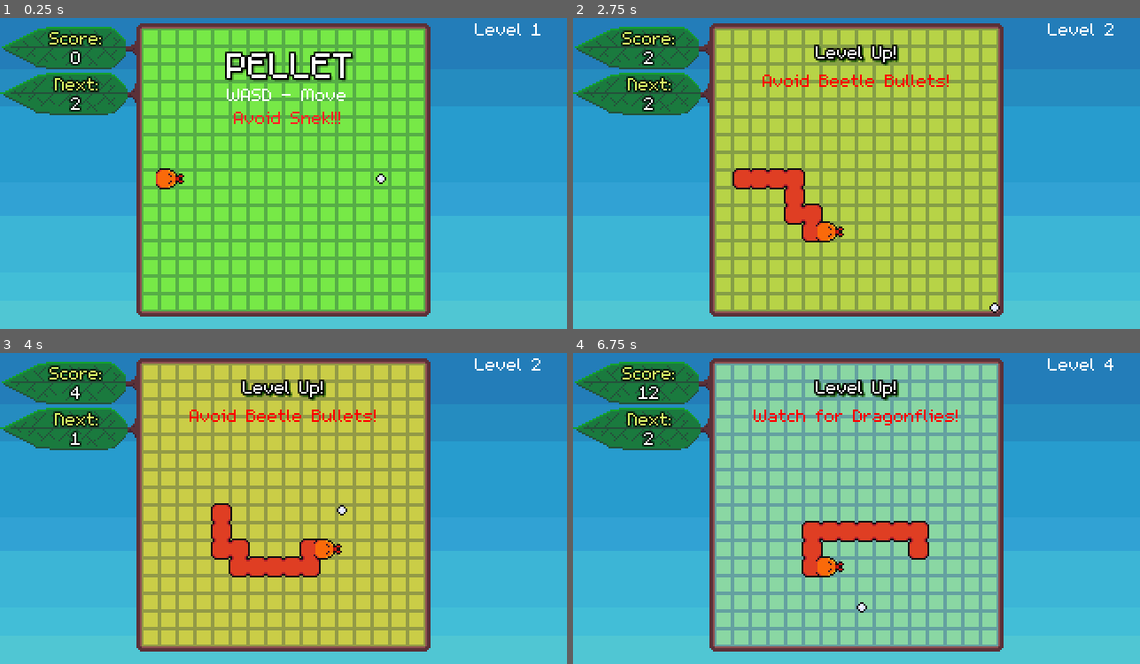
Above: before the commit, frames 1-4 (two rows, left to right).
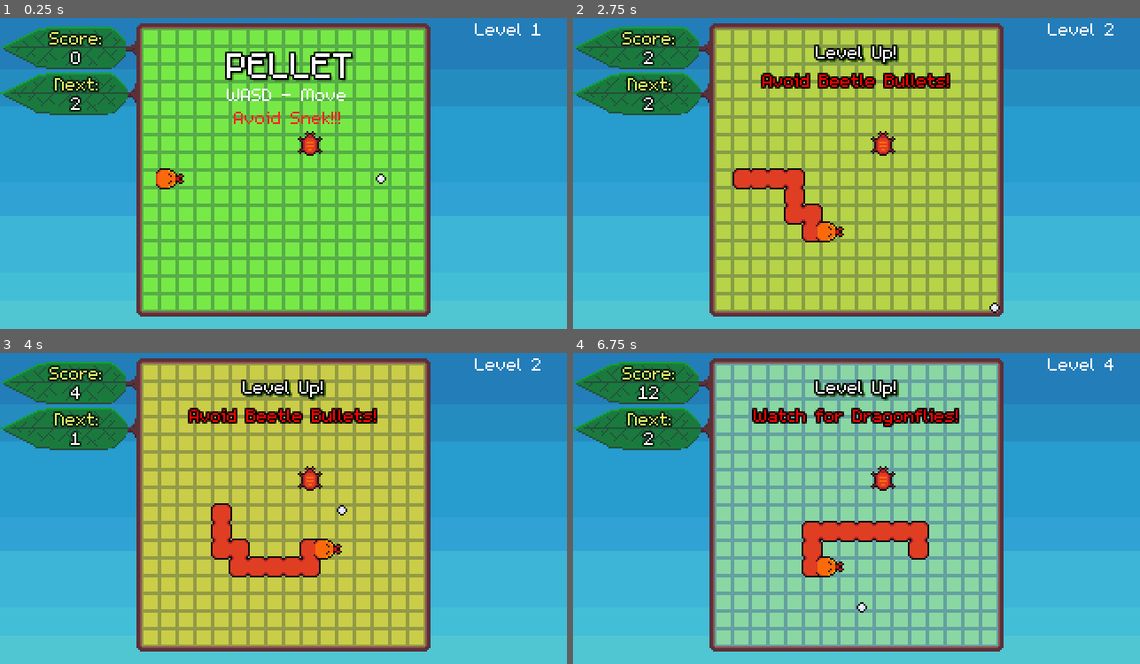
Above: after the commit, the same moments.

Repository: bdunko/Pellet
Game: Godot game, scene res://main.tscn
Two runs of this game, one before a commit and one after it. Both use one fixed random seed, a clock stepped at 60 frames per second and the inputs below.
Inputs:
- Up to frame 1 (0.25 s): no input
- Up to frame 2 (2.75 s): tap Enter at 0.5 s; hold D (right) 0.53-1.28 s; hold S (down) 1.28-2.03 s; hold D (right) from 2.03 s (still down)
- Up to frame 3 (4 s): release D (right) at 2.78 s; hold W (up) 2.78-3.53 s; hold A (left) from 3.53 s (still down)
- Up to frame 4 (6.75 s): tap Space (reset) at 4.15 s; release A (left) at 5.03 s; hold S (down) 5.03-5.78 s; hold D (right) 5.78-6.53 s; hold W (up) from 6.53 s (still down)

The runs differ from the first frame. In frame 1, 0.2% of the frame differs, in the area x 52-57%, y 36-45%; in frame 2, 1.1%; in frame 3, 1.1%; in frame 4, 1.2%, in the area x 31-69%, y 17-45%.

Commit message:
snek eats

Diff:
--- /dev/null
+++ b/beetle.tscn
@@ -0,0 +1,18 @@
+[gd_scene load_steps=3 format=3 uid="uid://nmggdkaqks7m"]
+
+[ext_resource type="Texture2D" uid="uid://gnsenqayyeir" path="res://assets/bugs/enemy_beetle.png" id="1_q0crj"]
+
+[sub_resource type="CircleShape2D" id="CircleShape2D_t758q"]
+radius = 3.0
+
+[node name="Beetle" type="Node2D"]
+
+[node name="Sprite2D" type="Sprite2D" parent="."]
+texture = ExtResource("1_q0crj")
+
+[node name="Hitbox" type="Area2D" parent="."]
+collision_layer = 8
+collision_mask = 0
+
+[node name="CollisionShape2D" type="CollisionShape2D" parent="Hitbox"]
+shape = SubResource("CircleShape2D_t758q")
--- /dev/null
+++ b/bullet.tscn
@@ -0,0 +1,18 @@
+[gd_scene load_steps=3 format=3 uid="uid://bbx2am1b5eg21"]
+
+[ext_resource type="Texture2D" uid="uid://q10b3erv14me" path="res://assets/bullet.png" id="1_xob3s"]
+
+[sub_resource type="CircleShape2D" id="CircleShape2D_og5ta"]
+radius = 1.0
+
+[node name="Bullet" type="Node2D"]
+
+[node name="Sprite2D" type="Sprite2D" parent="."]
+texture = ExtResource("1_xob3s")
+
+[node name="Hitbox" type="Area2D" parent="."]
+collision_layer = 16
+collision_mask = 32
+
+[node name="CollisionShape2D" type="CollisionShape2D" parent="Hitbox"]
+shape = SubResource("CircleShape2D_og5ta")
--- a/main.gd
+++ b/main.gd
@@ -93,14 +93,14 @@
 func _on_pellet_dead():
 	if state != State.DEAD:
 		state = State.DEAD
-		$Snake.disable()
+		$Snakes/Snake.disable()
 		$Pellet.disable()
 		_update_dead_info()
 		$DeadInfo.on_dead()
 		$NextLevelInfo.visible = false
 
 func _on_reset():
-	$Snake.reset()
+	$Snakes/Snake.reset()
 	$Pellet.reset()
 	$Pellet.enable()
 	state = State.WAITING
@@ -116,7 +116,7 @@
 	if state == State.WAITING:
 		state = State.PLAYING
 		time_elapsed = 0
-		$Snake.enable()
+		$Snakes/Snake.enable()
 		$StartupInfo.on_playing()
 
 var time_elapsed = 0
@@ -146,6 +146,6 @@
 		level += 1
 		_update_level()
 
-func is_grid_pos_clear(position):
+func is_grid_pos_clear(grid_pos):
 	# are there any bug or snek in pos
 	pass
--- a/main.tscn
+++ b/main.tscn
@@ -9,6 +9,7 @@
 [ext_resource type="Script" path="res://deadinfo.gd" id="5_teiwi"]
 [ext_resource type="PackedScene" uid="uid://xe84in6ej3m7" path="res://pellet.tscn" id="6_dvu1o"]
 [ext_resource type="PackedScene" uid="uid://de227doiyv2qb" path="res://snake.tscn" id="7_ertux"]
+[ext_resource type="PackedScene" uid="uid://nmggdkaqks7m" path="res://beetle.tscn" id="9_tq60e"]
 
 [sub_resource type="RectangleShape2D" id="RectangleShape2D_ji84y"]
 size = Vector2(4.5, 166)
@@ -200,28 +201,38 @@
 horizontal_alignment = 1
 clip_text = true
 
-[node name="Tip" type="RichTextLabel" parent="NextLevelInfo"]
+[node name="Tip" type="Label" parent="NextLevelInfo"]
 offset_top = 32.0
 offset_right = 320.0
 offset_bottom = 80.0
-bbcode_enabled = true
-text = "[center][color=red]Avoid Beetle Bullets![/color][/center]"
+theme_override_colors/font_color = Color(1, 0, 0, 1)
+theme_override_colors/font_outline_color = Color(0, 0, 0, 1)
+theme_override_constants/outline_size = 4
+text = "[center]Avoid Beetle Bullets![/center]"
+horizontal_alignment = 1
 
 [node name="Timer" type="Timer" parent="NextLevelInfo"]
 wait_time = 2.5
 one_shot = true
 
-[node name="Snake" parent="." instance=ExtResource("7_ertux")]
-z_index = 500
-position = Vector2(96, 95)
-
 [node name="Pellet" parent="." instance=ExtResource("6_dvu1o")]
 z_index = 1200
 position = Vector2(215, 95)
 
 [node name="Bullets" type="Node2D" parent="."]
+z_index = 1500
 
 [node name="Bugs" type="Node2D" parent="."]
+z_index = 1600
+
+[node name="Beetle" parent="Bugs" instance=ExtResource("9_tq60e")]
+position = Vector2(175, 75)
+
+[node name="Snakes" type="Node2D" parent="."]
+
+[node name="Snake" parent="Snakes" instance=ExtResource("7_ertux")]
+z_index = 500
+position = Vector2(96, 95)
 
 [connection signal="timeout" from="NextLevelInfo/Timer" to="NextLevelInfo" method="_on_timer_timeout"]
 [connection signal="dead" from="Pellet" to="." method="_on_pellet_dead"]
--- a/nextlevelinfo.gd
+++ b/nextlevelinfo.gd
@@ -1,6 +1,6 @@
 extends Node2D
 
-const TIP_FORMAT = "[center][color=red]%s[/color][/center]"
+const TIP_FORMAT = "%s"
 
 var active = false
 
--- a/snake.gd
+++ b/snake.gd
@@ -90,7 +90,7 @@
 		# get my grid position
 		var grid_pos = Global.to_grid_position(position)
 
-		var pellet_pos = Global.to_grid_position(get_parent().find_child("Pellet").position)
+		var pellet_pos = Global.to_grid_position(get_parent().get_parent().find_child("Pellet").position)
 
 		# determine next movement
 		_direction = _dir_to_pellet(grid_pos, pellet_pos)
@@ -171,3 +171,7 @@
 
 func enable():
 	_enabled = true
+
+func _on_bug_hitbox_area_entered(area):
+	call_deferred("_grow_snake")
+	area.get_parent().queue_free()
--- a/snake.tscn
+++ b/snake.tscn
@@ -9,7 +9,7 @@
 
 [sub_resource type="CapsuleShape2D" id="CapsuleShape2D_pvxa7"]
 radius = 6.0
-height = 14.0
+height = 12.0
 
 [node name="Snake" type="Node2D"]
 rotation = 1.5708
@@ -40,4 +40,5 @@
 autostart = true
 
 [connection signal="area_entered" from="PelletHitbox" to="." method="_on_pellet_hitbox_area_entered"]
+[connection signal="area_entered" from="EnemyHitbox" to="." method="_on_bug_hitbox_area_entered"]
 [connection signal="timeout" from="Timer" to="." method="_move"]
Not shown: 1 places in main.tscn that only renumber resources
